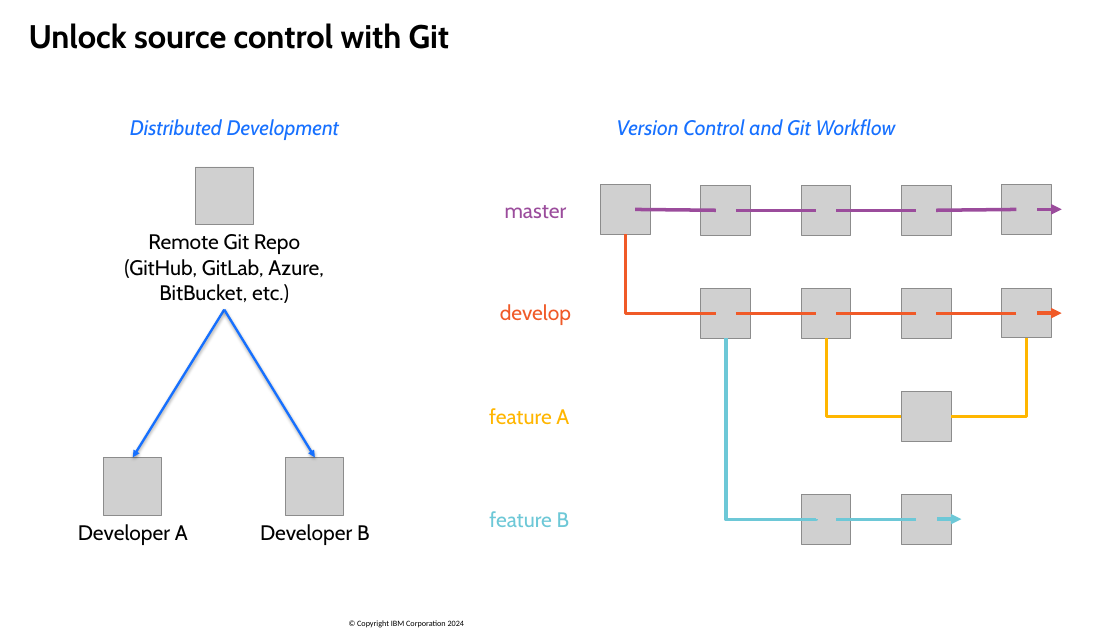
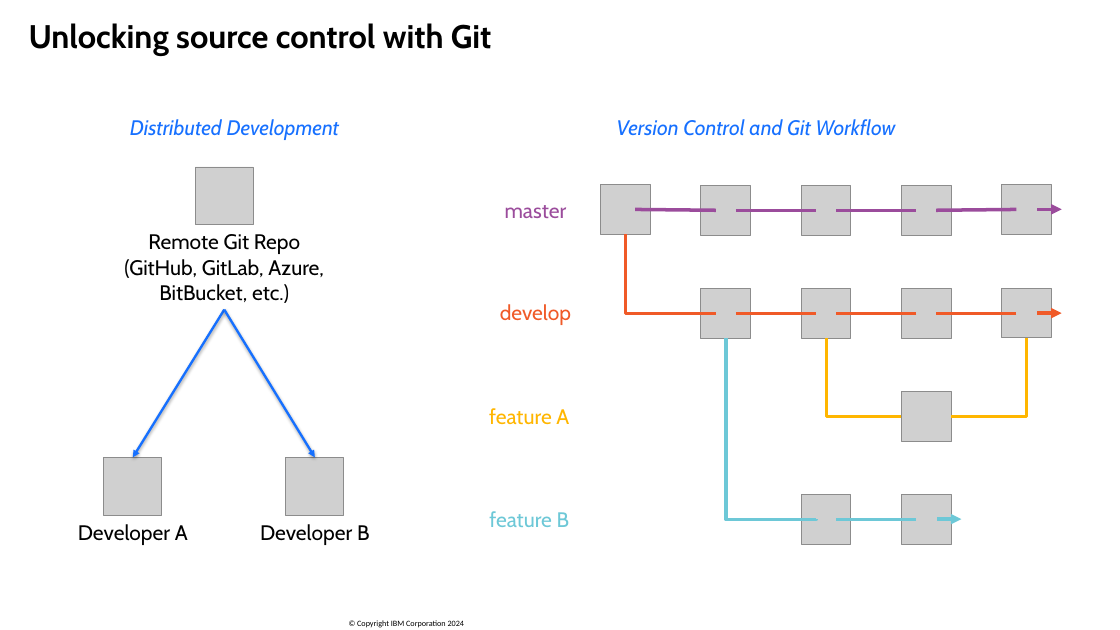
Before and after one commit to SanjulaGanepola/ibmi-talks, a slide deck: slide 7 of Modern Buildable Projects with IBM i Project Explorer and Bob/Modern-Buildable-Projects-with-IBM-i-Project-Explorer-and-Bob.pptx. Drawn at 1120x630 pixels with LibreOffice and Linux fonts; fonts in the diff are those of the drawing; grey boxes stand for pictures; background and template pictures are left out. Boxes give left, top, right and bottom in pixels: in the first picture for what was removed or moved away, otherwise in the second. Text is boxed around its words. In the diff, an @@ line names an element or a change of style, - is before the commit and + after.

Commit message:
fix spelling and slide titles

```diff
--- a/Modern Buildable Projects with IBM i Project Explorer and Bob/Modern-Buildable-Projects-with-IBM-i-Project-Explorer-and-Bob.pptx
+++ b/Modern Buildable Projects with IBM i Project Explorer and Bob/Modern-Buildable-Projects-with-IBM-i-Project-Explorer-and-Bob.pptx
@@ title at (29, 23, 492, 56): text changed @@
-Unlock source control with Git
+Unlocking source control with Git
```
Also in this commit, not shown: 4 other slides changed, 1 slide removed, 1 other file.
